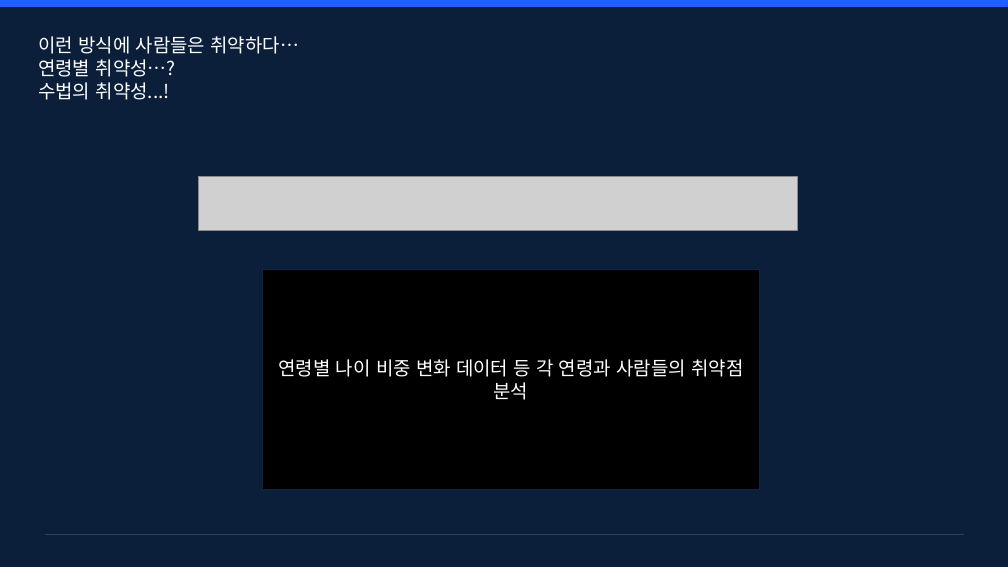
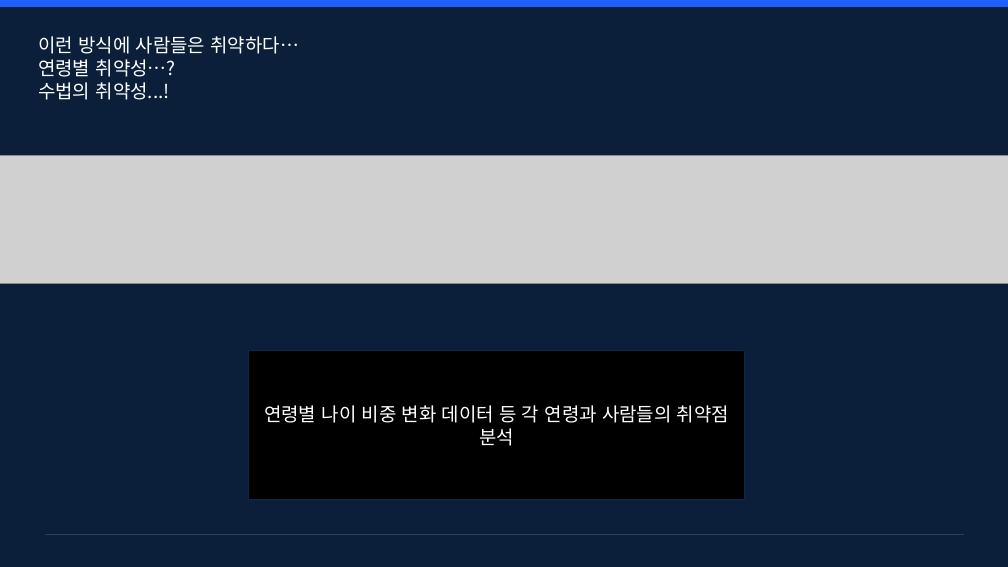
Before and after one commit to hamhj7694/AIXTeamProject2, a slide deck: slide 10 of 01_docs/01_proposal/01.frow/03_제안서 본작성.pptx (slide 15 before the commit). Drawn at 1008x567 pixels with LibreOffice and Linux fonts; fonts in the diff are those of the drawing; grey boxes stand for pictures. Boxes give left, top, right and bottom in pixels: in the first picture for what was removed or moved away, otherwise in the second. Text is boxed around its words. In the diff, an @@ line names an element or a change of style, - is before the commit and + after.

```diff
--- a/01_docs/01_proposal/01.frow/03_제안서 본작성.pptx
+++ b/01_docs/01_proposal/01.frow/03_제안서 본작성.pptx
@@ picture: place and size @@
-picture at bbox=[198, 176, 797, 231]
+picture at bbox=[0, 156, 1008, 284]
@@ rectangle "연령별 나이 비중 변화 데이터 ...": place and size @@
-rectangle "연령별 나이 비중 변화 데이터 ..." at bbox=[263, 270, 759, 490]
+rectangle "연령별 나이 비중 변화 데이터 ..." at bbox=[249, 351, 745, 500]
```
Also in this commit, not shown: 7 other slides changed, 4 slides added, 3 slides removed, 2 other files.
